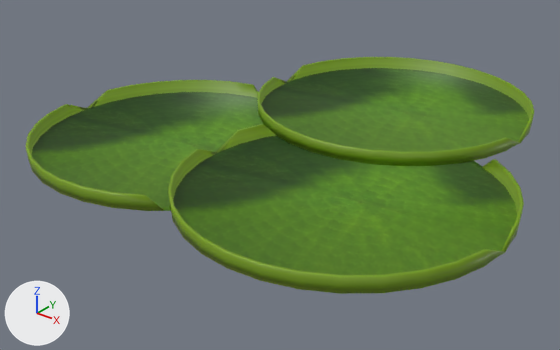
The Blender file bin/models/nenufar/nenufar.blend, before and after one commit.
Both versions are drawn from a 50 mm lens placed at (0.606, -0.815, 0.444), pointed at (-0.04, -0.007, -0.057). Every picture has the same lights, and +X, +Y and +Z are marked at lower left.
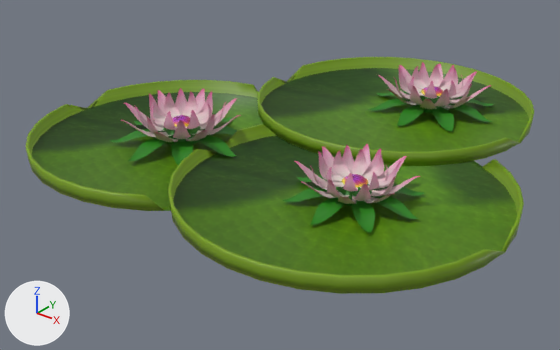
Patch to the scene script:
```diff
--- a/bin/models/nenufar/nenufar.blend.py
+++ b/bin/models/nenufar/nenufar.blend.py
@@ img_lotus001_basecolor_png @@
+img_lotus001_basecolor_png = load_image('lotus001_baseColor.png', 'lirio.png', 1024, 1024, 'sRGB')
@@ mat_lirio @@
+mat_lirio = principled_material('lirio')
+mat_lirio.texture = img_lotus001_basecolor_png
@@ me_object_0_002 @@
+me_object_0_002.from_pydata(...)  # 4274 vertices, 7200 faces; spans x -0.039..0.17, y 0.145..0.354, z -0.003..0.056
+me_object_0_002.materials.append(mat_lirio)  # picture img_lotus001_basecolor_png
@@ me_object_0_001 @@
+me_object_0_001.from_pydata(...)  # 4274 vertices, 7200 faces; spans x -0.26..-0.05, y -0.194..0.015, z -0.003..0.056
+me_object_0_001.materials.append(mat_lirio)  # picture img_lotus001_basecolor_png
@@ me_object_0 @@
+me_object_0.from_pydata(...)  # 4274 vertices, 7200 faces; spans x 0.053..0.235, y -0.18..0.001, z -0.002..0.049
+me_object_0.materials.append(mat_lirio)  # picture img_lotus001_basecolor_png
@@ ob_lotus_water_lily_002 @@
+ob_lotus_water_lily_002 = bpy.data.objects.new('lotus water lily.002', me_object_0_002)
+ob_lotus_water_lily_002.location = (0.0, 0.0, 0.0)
@@ ob_lotus_water_lily_001 @@
+ob_lotus_water_lily_001 = bpy.data.objects.new('lotus water lily.001', me_object_0_001)
+ob_lotus_water_lily_001.location = (0.0, 0.0, 0.0)
@@ ob_lotus_water_lily @@
+ob_lotus_water_lily = bpy.data.objects.new('lotus water lily', me_object_0)
+ob_lotus_water_lily.location = (0.0, 0.0, 0.0)
```

Changed parts and their boxes (x1, y1, x2, y2) in the pictures (560 x 350 px):
'lotus water lily', added: after (282, 144, 425, 233)
'lotus water lily.001', added: after (110, 88, 241, 165)
'lotus water lily.002', added: after (368, 62, 494, 132)
